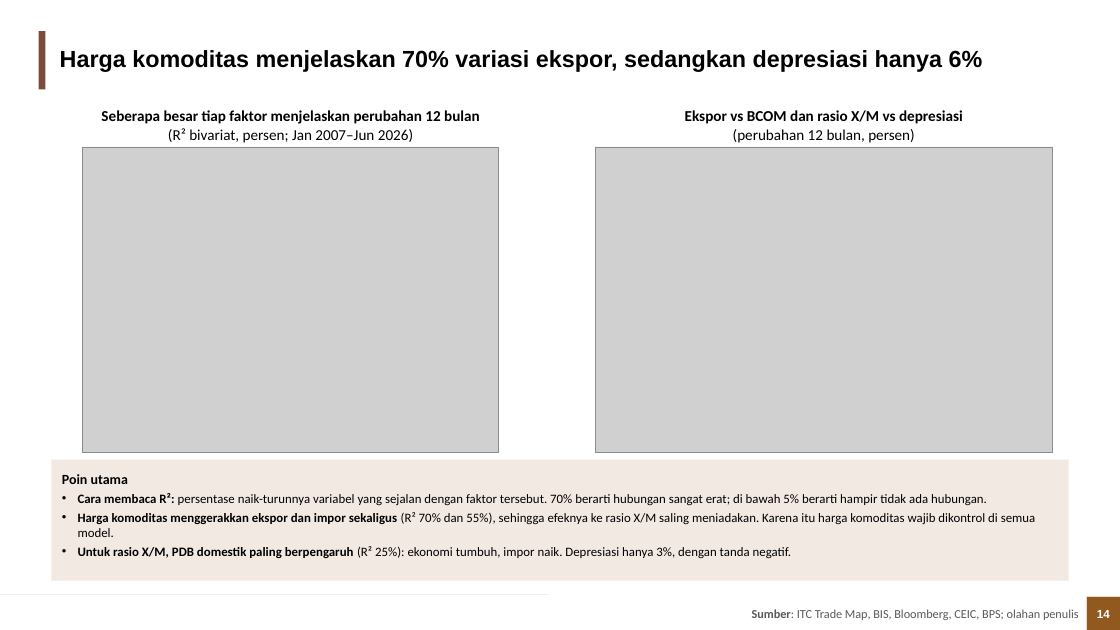
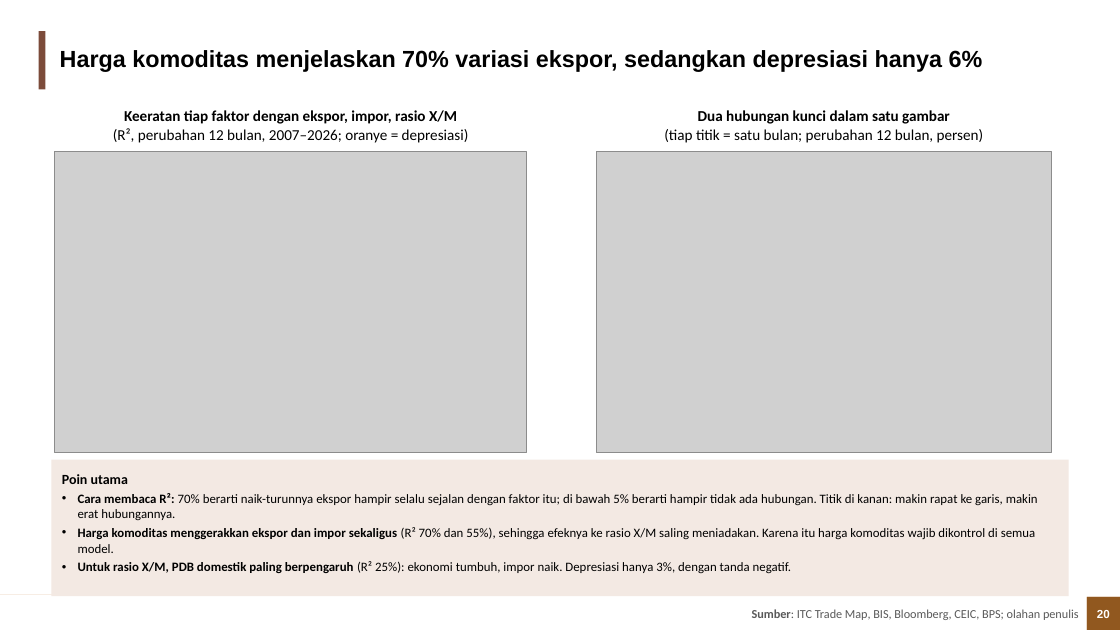
Before and after one commit to muhamadhaikal128/Pengaruh-Depresiasi-Rupiah-Terhadap-Trade-Balance, a slide deck: slide 20 of Haikal/output/3_ppt/Depresiasi_Rupiah_Trade_Balance.pptx (slide 14 before the commit). Drawn at 1120x630 pixels with LibreOffice and Linux fonts; fonts in the diff are those of the drawing; grey boxes stand for pictures; background and template pictures are left out. Boxes give left, top, right and bottom in pixels: in the first picture for what was removed or moved away, otherwise in the second. Text is boxed around its words. In the diff, an @@ line names an element or a change of style, - is before the commit and + after.

Commit message:
Haikal: dekomposisi harga vs volume (kuantitas HS-6), uji Marshall-Lerner dengan volume, PPT disusun ulang

```diff
--- a/Haikal/output/3_ppt/Depresiasi_Rupiah_Trade_Balance.pptx
+++ b/Haikal/output/3_ppt/Depresiasi_Rupiah_Trade_Balance.pptx
@@ text at <box>113,110,469,143</box>: text changed; bold off @@
-Seberapa besar tiap faktor menjelaskan perubahan 12 bulan
-(R² bivariat, persen; Jan 2007–Jun 2026)
+Keeratan tiap faktor dengan ekspor, impor, rasio X/M
+(R², perubahan 12 bulan, 2007–2026; oranye = depresiasi)
@@ text at <box>664,110,983,143</box>: text changed; bold off @@
-Ekspor vs BCOM dan rasio X/M vs depresiasi
-(perubahan 12 bulan, persen)
+Dua hubungan kunci dalam satu gambar
+(tiap titik = satu bulan; perubahan 12 bulan, persen)
@@ picture: place and size @@
-picture at <box>82,147,498,453</box>
+picture at <box>55,152,527,453</box>
@@ picture: place and size @@
-picture at <box>596,147,1053,453</box>
+picture at <box>597,152,1052,453</box>
@@ rectangle "Poin utama": place and size @@
-rectangle "Poin utama" at <box>51,460,1069,581</box>
+rectangle "Poin utama" at <box>51,460,1069,596</box>
@@ text in rectangle at <box>78,493,1038,520</box>: text changed @@
-• Cara membaca R²: persentase naik-turunnya variabel yang sejalan dengan faktor tersebut. 70% berarti hubungan sangat erat; di bawah 5% berarti hampir tidak ada hubungan.
+• Cara membaca R²: 70% berarti naik-turunnya ekspor hampir selalu sejalan dengan faktor itu; di bawah 5% berarti hampir tidak ada hubungan. Titik di kanan: makin rapat ke garis, makin erat hubungannya.
@@ page number at <box>1097,610,1110,618</box>: text changed @@
-14
+20
```
Also in this commit, not shown: 31 other slides changed, 13 slides added, 5 slides removed, 29 other files.
